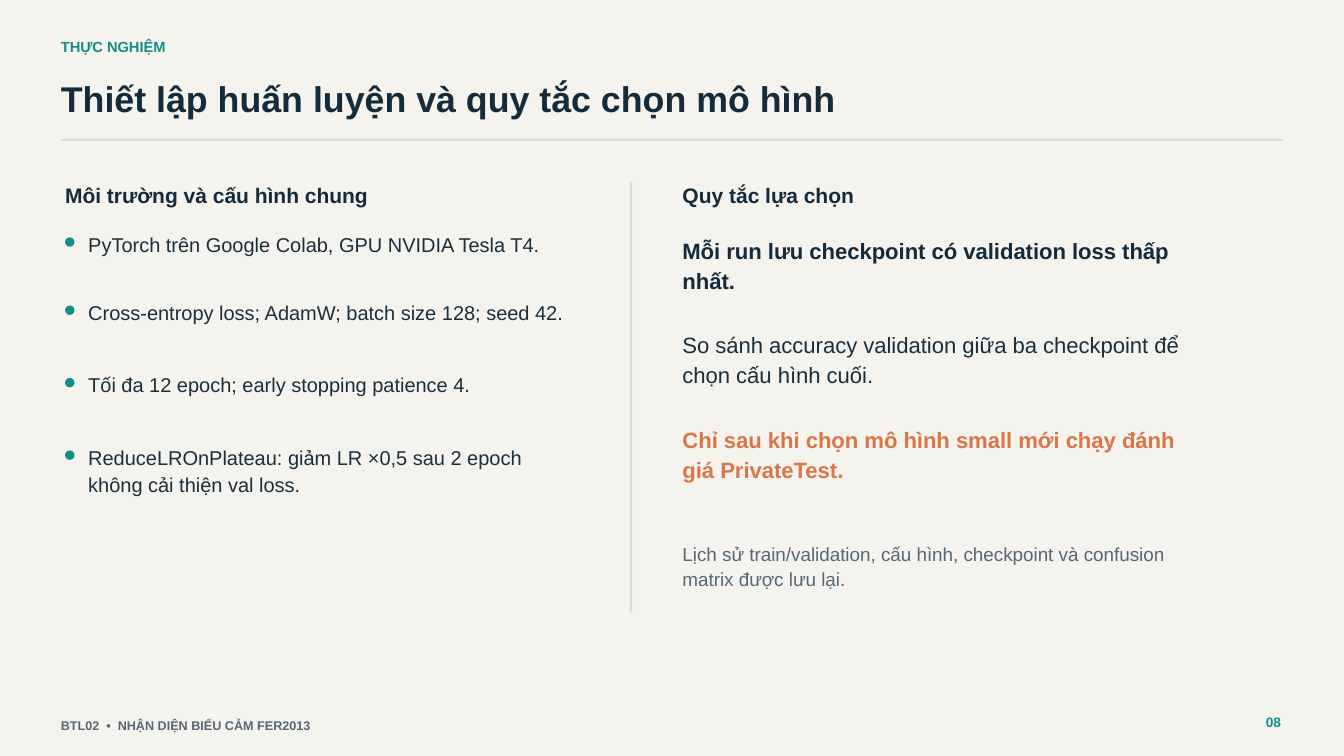
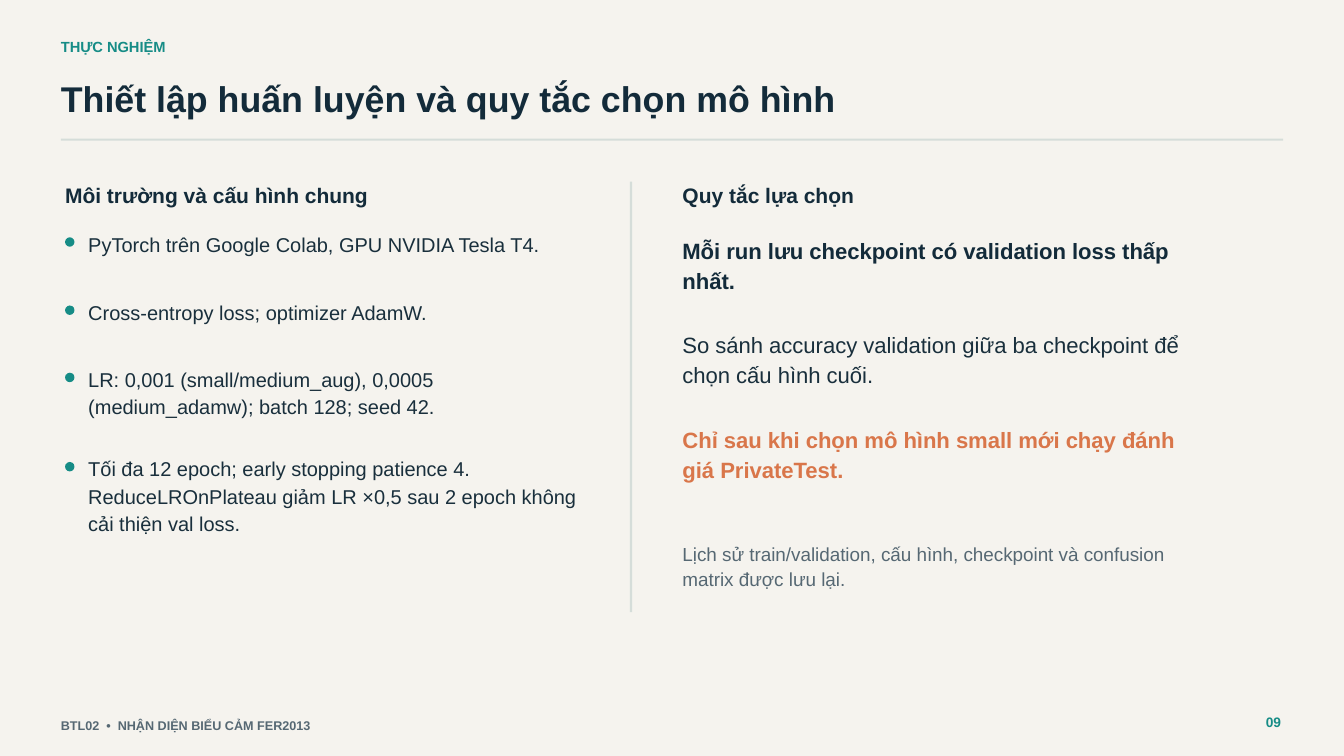
Before and after one commit to sangnpdev/hoc-sau-group-repo, a slide deck: slide 9 of BTL02-EmotionRecognition/reports/presentation/BTL02_FER2013_BaoCao_Final.pptx (slide 8 before the commit). Drawn at 1344x756 pixels with LibreOffice and Linux fonts; fonts in the diff are those of the drawing. Boxes give left, top, right and bottom in pixels: in the first picture for what was removed or moved away, otherwise in the second. Text is boxed around its words. In the diff, an @@ line names an element or a change of style, - is before the commit and + after.

```diff
--- a/BTL02-EmotionRecognition/reports/presentation/BTL02_FER2013_BaoCao_Final.pptx
+++ b/BTL02-EmotionRecognition/reports/presentation/BTL02_FER2013_BaoCao_Final.pptx
@@ text at [88,305,426,324]: text changed @@
-Cross-entropy loss; AdamW; batch size 128; seed 42.
+Cross-entropy loss; optimizer AdamW.
@@ rounded rectangle: place and size @@
-rounded rectangle at [66,378,75,387]
+rounded rectangle at [66,373,75,382]
@@ text at [88,372,435,418]: text changed @@
-Tối đa 12 epoch; early stopping patience 4.
+LR: 0,001 (small/medium_aug), 0,0005 (medium_adamw); batch 128; seed 42.
@@ rounded rectangle: place and size @@
-rounded rectangle at [66,451,75,460]
+rounded rectangle at [66,462,75,471]
@@ text at [88,461,576,534]: text changed @@
-ReduceLROnPlateau: giảm LR ×0,5 sau 2 epoch không cải thiện val loss.
+Tối đa 12 epoch; early stopping patience 4. ReduceLROnPlateau giảm LR ×0,5 sau 2 epoch không cải thiện val loss.
```
Also in this commit, not shown: 10 other slides changed, 1 slide added, 3 other files.
